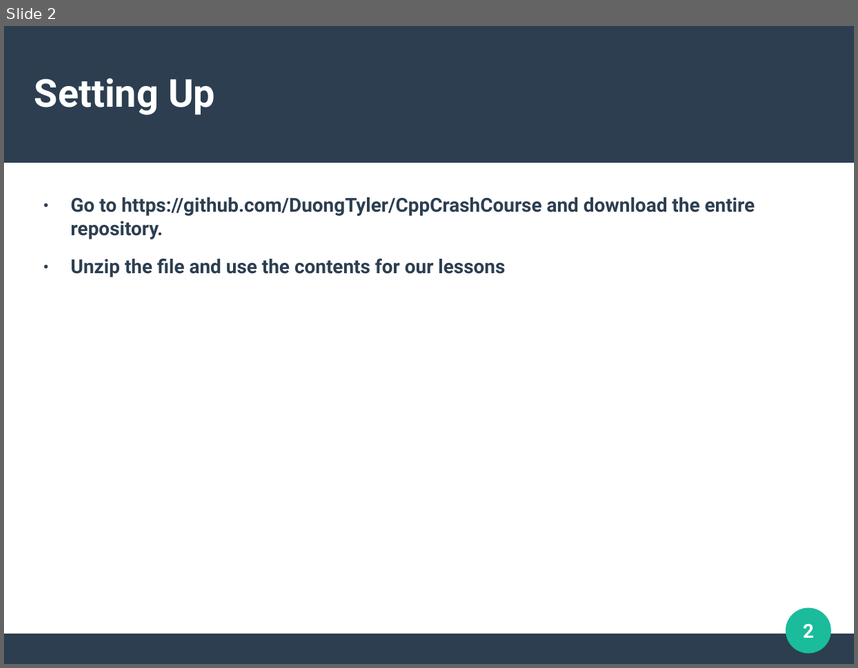
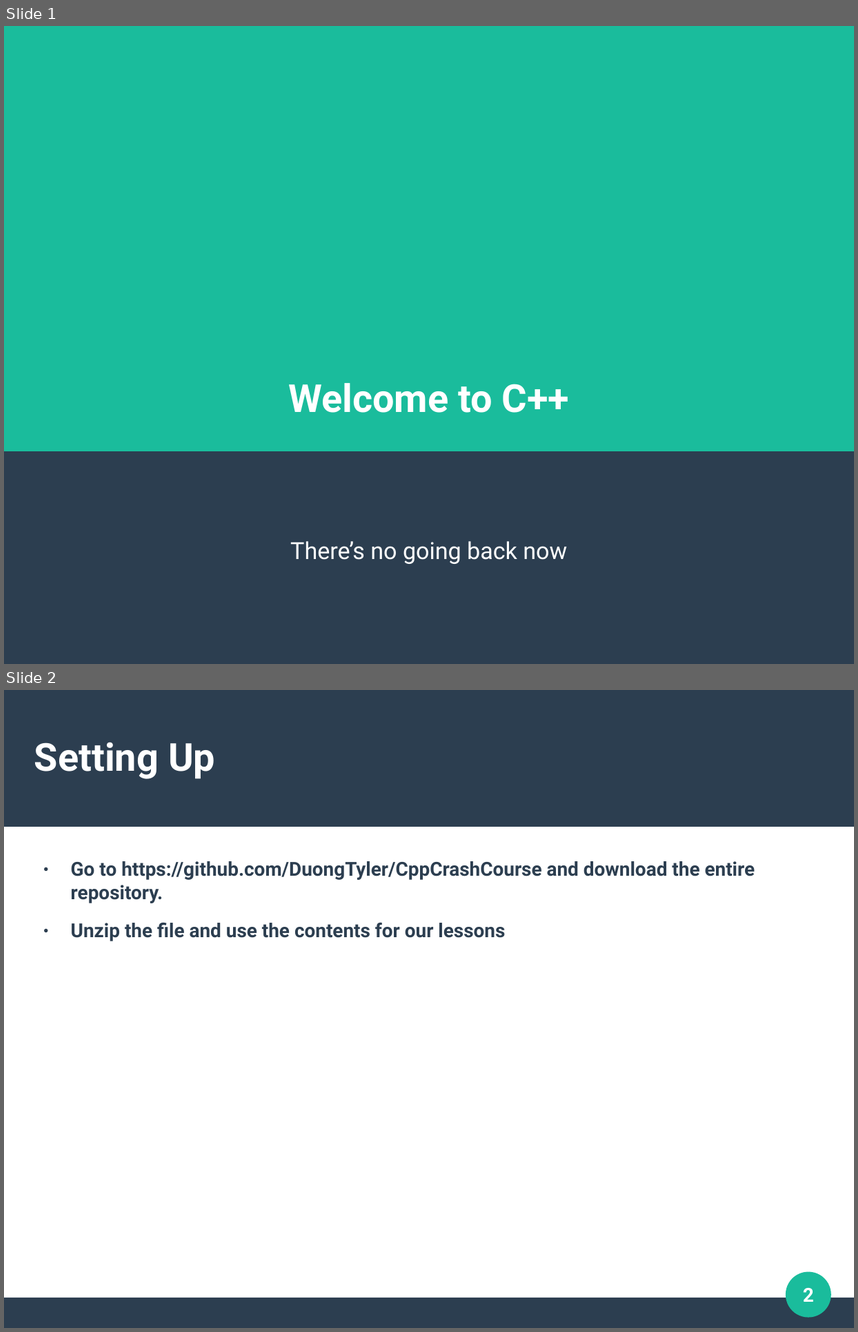
Before and after one commit to DuongTyler/CppCrashCourse, a slide deck: CPP.odp. Shown one above the other, each under a label of ours: slide 2 before the commit, slides 1 and 2 after it. The pictures are 858x668 and 858x1332 pixels, drawn with LibreOffice and Linux fonts; fonts in the diff are those of the drawing. Boxes give left, top, right and bottom in pixels: in the first picture for what was removed or moved away, otherwise in the second. Text is boxed around its words. In the diff, an @@ line names an element or a change of style, - is before the commit and + after.

```diff
--- a/CPP.odp
+++ b/CPP.odp
@@ slide 1 added at (x1=4, y1=26, x2=854, y2=664), background #2C3E50 @@
@@ rectangle added at (x1=4, y1=26, x2=854, y2=451), fill #1ABC9C @@
@@ title added at (x1=288, y1=383, x2=569, y2=412), 36 pt, text #FFFFFF, bold @@
+Welcome to C++
@@ subtitle added at (x1=290, y1=541, x2=567, y2=564), 22 pt, text #FFFFFF @@
+There’s no going back now
```
Also in this commit, not shown: 9 slides changed, 2 other slides added, 1 slide removed, 2 other files.
